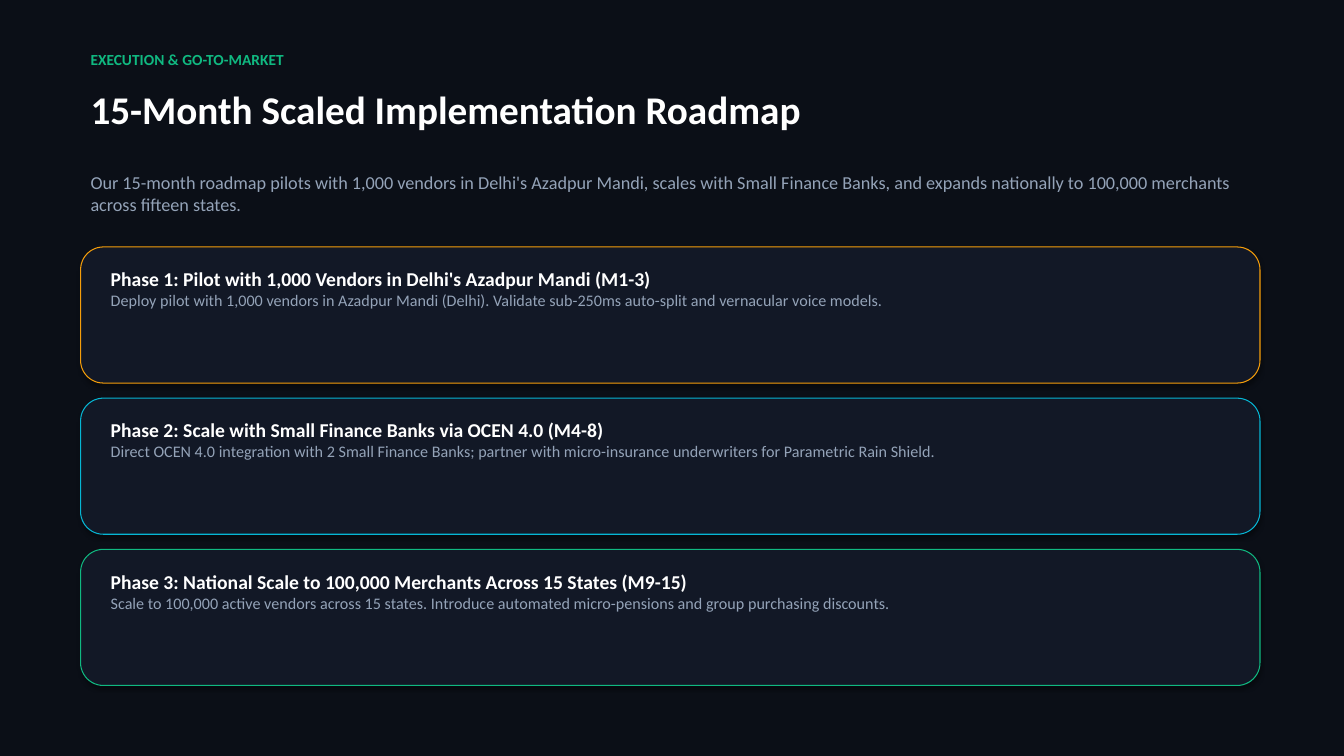
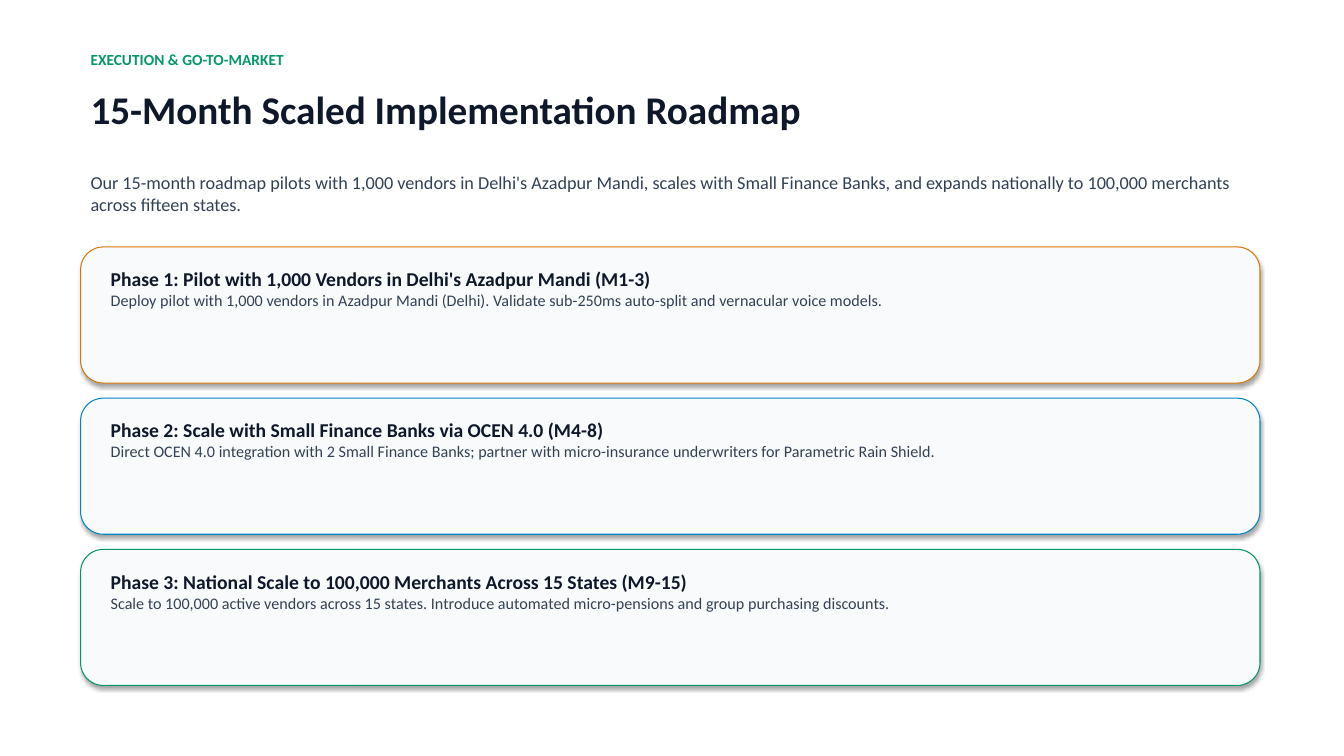
Before and after one commit to aadisthunder/finflow-graphiques, a slide deck: slide 9 of FinFlow_Pitch_Deck.pptx. Drawn at 1344x756 pixels with LibreOffice and Linux fonts; fonts in the diff are those of the drawing. Boxes give left, top, right and bottom in pixels: in the first picture for what was removed or moved away, otherwise in the second. Text is boxed around its words. In the diff, an @@ line names an element or a change of style, - is before the commit and + after.

```diff
--- a/FinFlow_Pitch_Deck.pptx
+++ b/FinFlow_Pitch_Deck.pptx
@@ rectangle at <box>0,0,1344,756</box>: fill #0B0F17 to #FFFFFF @@
@@ text "EXECUTION & GO-TO-MARKET" at <box>91,55,283,65</box>: text colour #10B981 to #059669 @@
@@ text "15-Month Scaled Implementation Roadmap" at <box>91,96,801,130</box>: text colour #FFFFFF to #0F172A @@
@@ text "Our 15-month roadmap pilots with ..." at <box>91,176,1229,211</box>: text colour #94A3B8 to #334155 @@
@@ rounded rectangle at <box>81,247,1260,383</box>: fill #121826 to #F8FAFC; outline #F59E0B 0.75 pt to #D97706 0.75 pt @@
@@ text "Phase 1: Pilot with 1,000 ..." at <box>111,271,882,309</box>: text colour #FFFFFF to #0F172A in "Phase 1: Pilot with 1,000 Vendors in ..."; text colour #94A3B8 to #334155 in "Deploy pilot with 1,000 vendors in Azadpur ..." @@
@@ rounded rectangle at <box>81,398,1260,534</box>: fill #121826 to #F8FAFC; outline #06B6D4 0.75 pt to #0284C7 0.75 pt @@
@@ text "Phase 2: Scale with Small ..." at <box>111,422,935,460</box>: text colour #FFFFFF to #0F172A in "Phase 2: Scale with Small Finance Banks ..."; text colour #94A3B8 to #334155 in "Direct OCEN 4.0 integration with 2 Small ..." @@
@@ rounded rectangle at <box>81,549,1260,686</box>: fill #121826 to #F8FAFC; outline #10B981 0.75 pt to #059669 0.75 pt @@
@@ text "Phase 3: National Scale to ..." at <box>111,574,889,612</box>: text colour #FFFFFF to #0F172A in "Phase 3: National Scale to 100,000 Merchants ..."; text colour #94A3B8 to #334155 in "Scale to 100,000 active vendors across 15 ..." @@
```
Also in this commit, not shown: 9 other slides changed, 20 other files.
